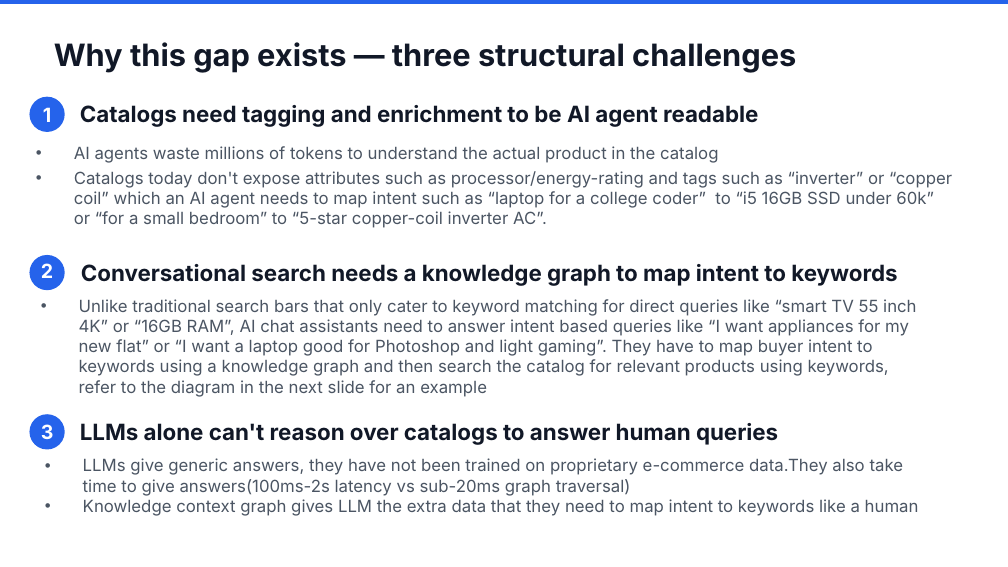
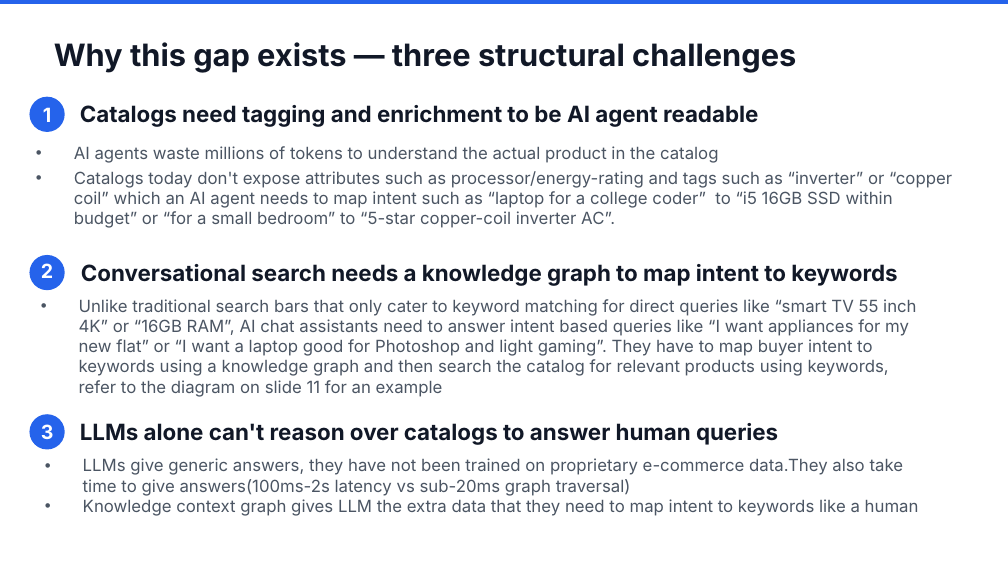
Before and after one commit to aantrikshhh/supersearch-ppt-templates, a slide deck: slide 5 of output/SS_Generic_Electronics.pptx. Drawn at 1008x567 pixels with LibreOffice and Linux fonts; fonts in the diff are those of the drawing. Boxes give left, top, right and bottom in pixels: in the first picture for what was removed or moved away, otherwise in the second. Text is boxed around its words. In the diff, an @@ line names an element or a change of style, - is before the commit and + after.

```diff
--- a/output/SS_Generic_Electronics.pptx
+++ b/output/SS_Generic_Electronics.pptx
@@ text at bbox=[74, 171, 952, 228]: text changed @@
-• Catalogs today don't expose attributes such as processor/energy-rating and tags such as “inverter” or “copper coil” which an AI agent needs to map intent such as “laptop for a college coder” to “i5 16GB SSD under 60k” or “for a small bedroom” to “5-star copper-coil inverter AC”.
+• Catalogs today don't expose attributes such as processor/energy-rating and tags such as “inverter” or “copper coil” which an AI agent needs to map intent such as “laptop for a college coder” to “i5 16GB SSD within budget” or “for a small bedroom” to “5-star copper-coil inverter AC”.
@@ text at bbox=[79, 299, 916, 397]: text changed @@
-• Unlike traditional search bars that only cater to keyword matching for direct queries like “smart TV 55 inch 4K” or “16GB RAM”, AI chat assistants need to answer intent based queries like “I want appliances for my new flat” or “I want a laptop good for Photoshop and light gaming”. They have to map buyer intent to keywords using a knowledge graph and then search the catalog for relevant products using keywords, refer to the diagram in the next slide for an example
+• Unlike traditional search bars that only cater to keyword matching for direct queries like “smart TV 55 inch 4K” or “16GB RAM”, AI chat assistants need to answer intent based queries like “I want appliances for my new flat” or “I want a laptop good for Photoshop and light gaming”. They have to map buyer intent to keywords using a knowledge graph and then search the catalog for relevant products using keywords, refer to the diagram on slide 11 for an example
```
Also in this commit, not shown: 3 other slides changed, 10 other files.
